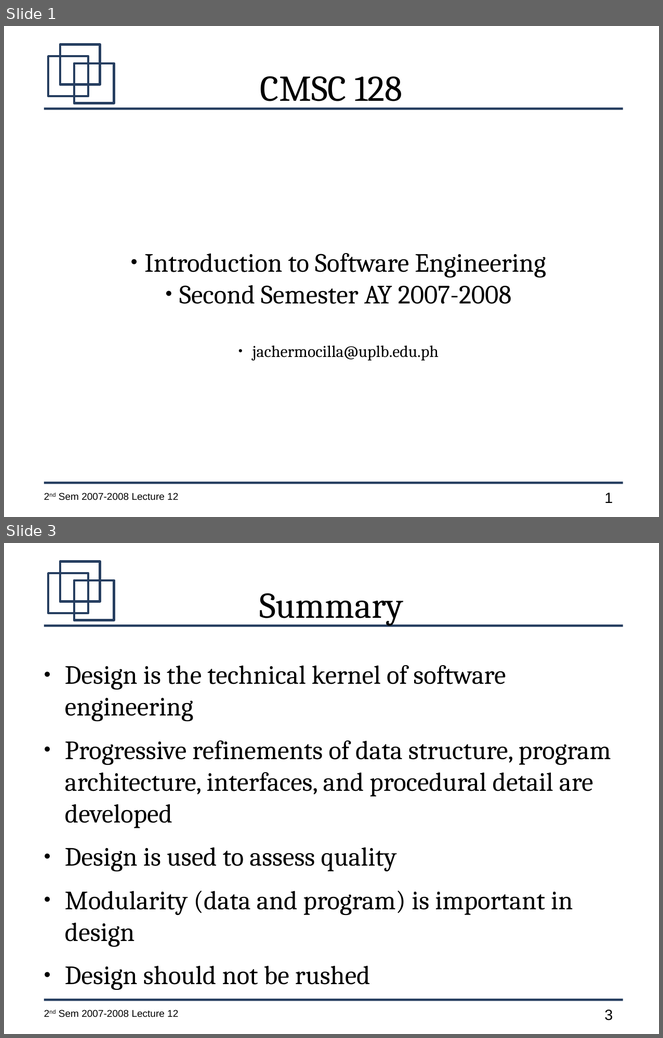
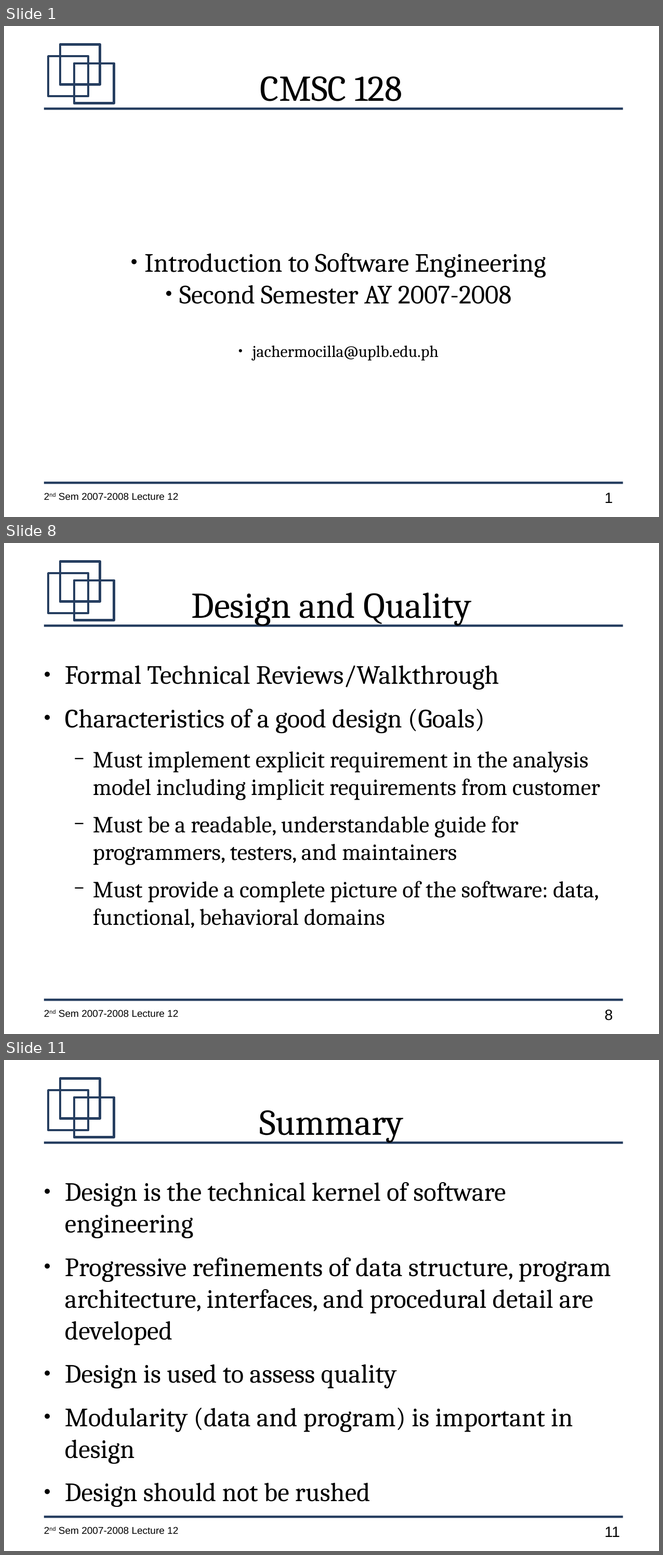
Before and after one commit to jachermocilla/jach-homepage, a slide deck: CMSC128-2nd-Sem-2007-L13.odp. Shown one above the other, each under a label of ours: slides 1 and 3 before the commit, slides 1, 8 and 11 after it; the slides between them are not shown. The pictures are 663x1038 and 663x1555 pixels, drawn with LibreOffice and Linux fonts; fonts in the diff are those of the drawing. Boxes give left, top, right and bottom in pixels: in the first picture for what was removed or moved away, otherwise in the second. Text is boxed around its words. In the diff, an @@ line names an element or a change of style, - is before the commit and + after.

```diff
--- a/CMSC128-2nd-Sem-2007-L13.odp
+++ b/CMSC128-2nd-Sem-2007-L13.odp
@@ slide 8 added at (x1=4, y1=543, x2=659, y2=1034), background #FFFFFF; not listed: 7 template elements that a slide beside it also shows @@
@@ title added at (x1=191, y1=592, x2=471, y2=626), 44 pt, text #000000 @@
+Design and Quality
@@ text added at (x1=65, y1=665, x2=600, y2=928), 28 pt, text #000000 @@
+● Formal Technical Reviews/Walkthrough
+● Characteristics of a good design (Goals)
+  − Must implement explicit requirement in the analysis model including implicit requirements from customer
+  − Must be a readable, understandable guide for programmers, testers, and maintainers
+  − Must provide a complete picture of the software: data, functional, behavioral domains
@@ what was slide 3 is now slide 11 @@
@@ page number at (x1=605, y1=1527, x2=620, y2=1537): text changed @@
-3
+11
```
Also in this commit, not shown: 8 other slides added, 1 slide removed.
